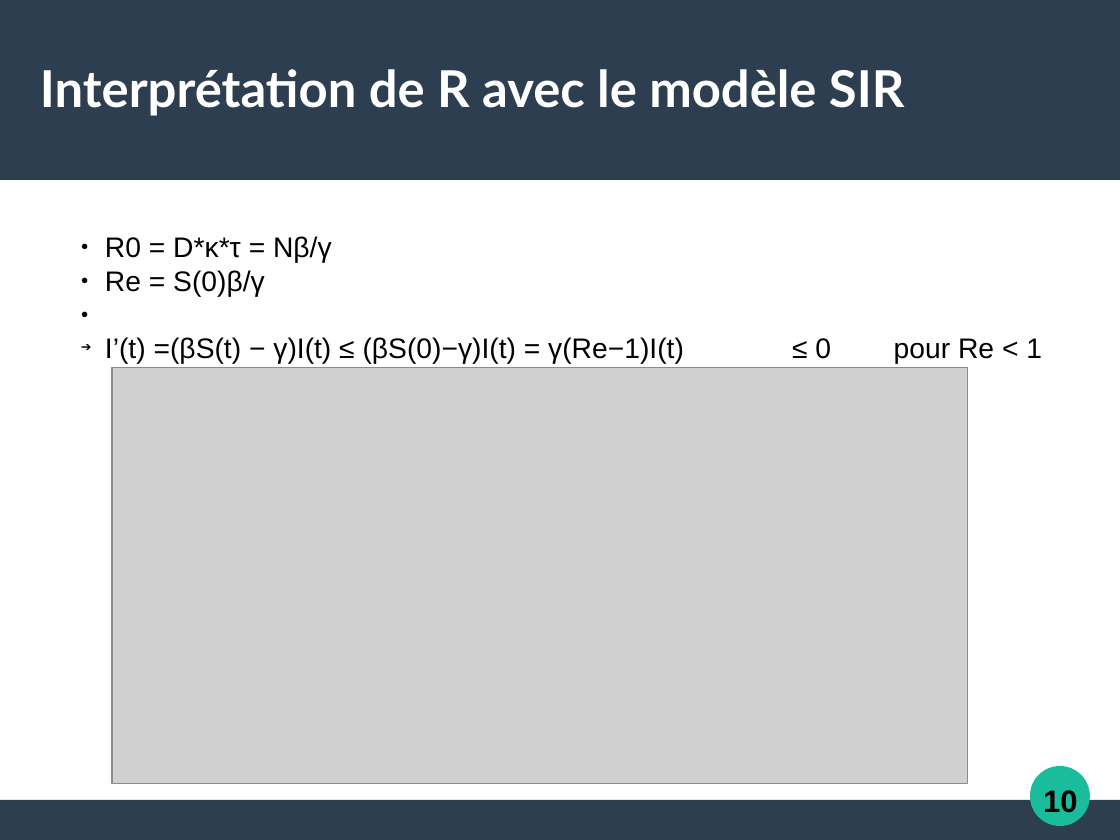
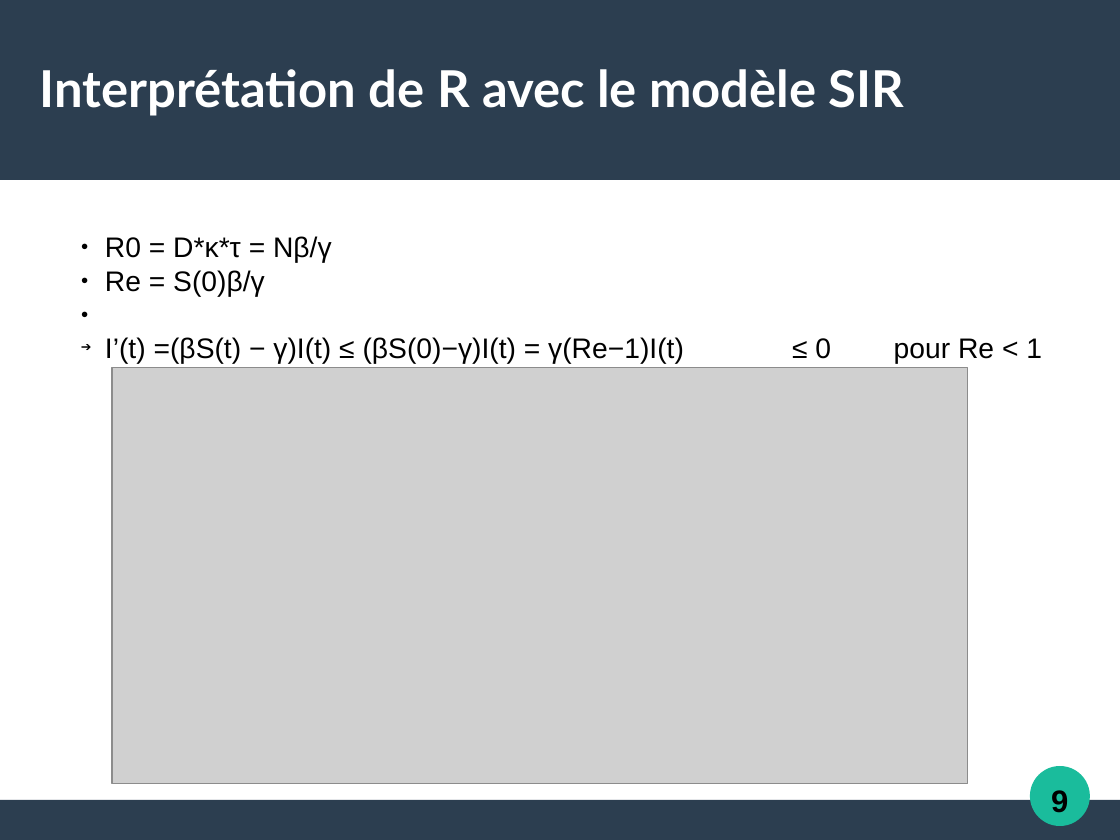
Before and after one commit to Alexia57/TIPE-2021-MP, a slide deck: slide 12 of Tipe_presentation.odp (slide 13 before the commit). Drawn at 1120x840 pixels with LibreOffice and Linux fonts; fonts in the diff are those of the drawing; grey boxes stand for pictures. Boxes give left, top, right and bottom in pixels: in the first picture for what was removed or moved away, otherwise in the second. Text is boxed around its words. In the diff, an @@ line names an element or a change of style, - is before the commit and + after.

```diff
--- a/Tipe_presentation.odp
+++ b/Tipe_presentation.odp
@@ text removed at [1043,790,1077,813] @@
-10
@@ text added at [1051,790,1068,813], 22 pt, text #000000, bold @@
+9
```
Also in this commit, not shown: 13 other slides changed, 4 slides added, 6 slides removed, 31 other files.
